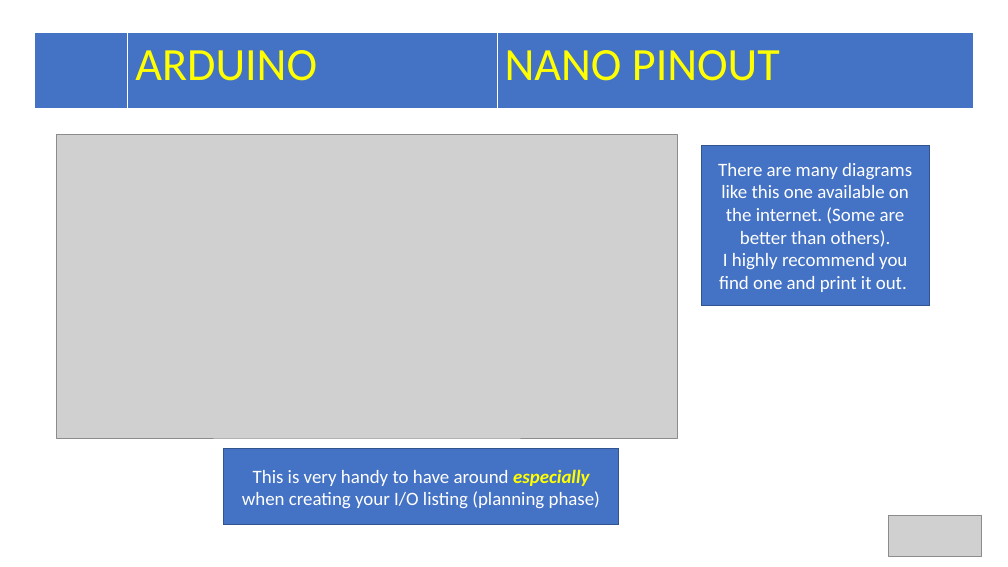
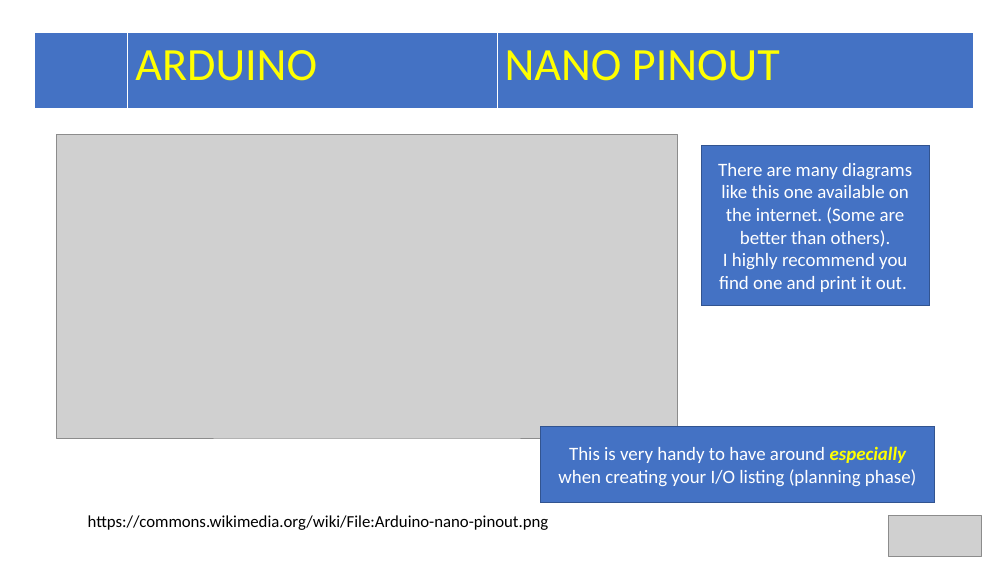
Before and after one commit to Alan-Lomax/MERG-SIG-Presentations, a slide deck: slide 6 of Arduino IO Compendium.pptx. Drawn at 1008x567 pixels with LibreOffice and Linux fonts; fonts in the diff are those of the drawing; grey boxes stand for pictures. Boxes give left, top, right and bottom in pixels: in the first picture for what was removed or moved away, otherwise in the second. Text is boxed around its words. In the diff, an @@ line names an element or a change of style, - is before the commit and + after.

Commit message:
Update Arduino IO Compendium.pptx
Has been checked.

```diff
--- a/Arduino IO Compendium.pptx
+++ b/Arduino IO Compendium.pptx
@@ rectangle "This is very handy to ...": place and size @@
-rectangle "This is very handy to ..." at (224,449,619,526)
+rectangle "This is very handy to ..." at (541,426,935,503)
@@ text added at (88,515,549,530), 16 pt, text #000000 @@
+https://commons.wikimedia.org/wiki/File:Arduino-nano-pinout.png
```
Also in this commit, not shown: 4 other slides changed.
